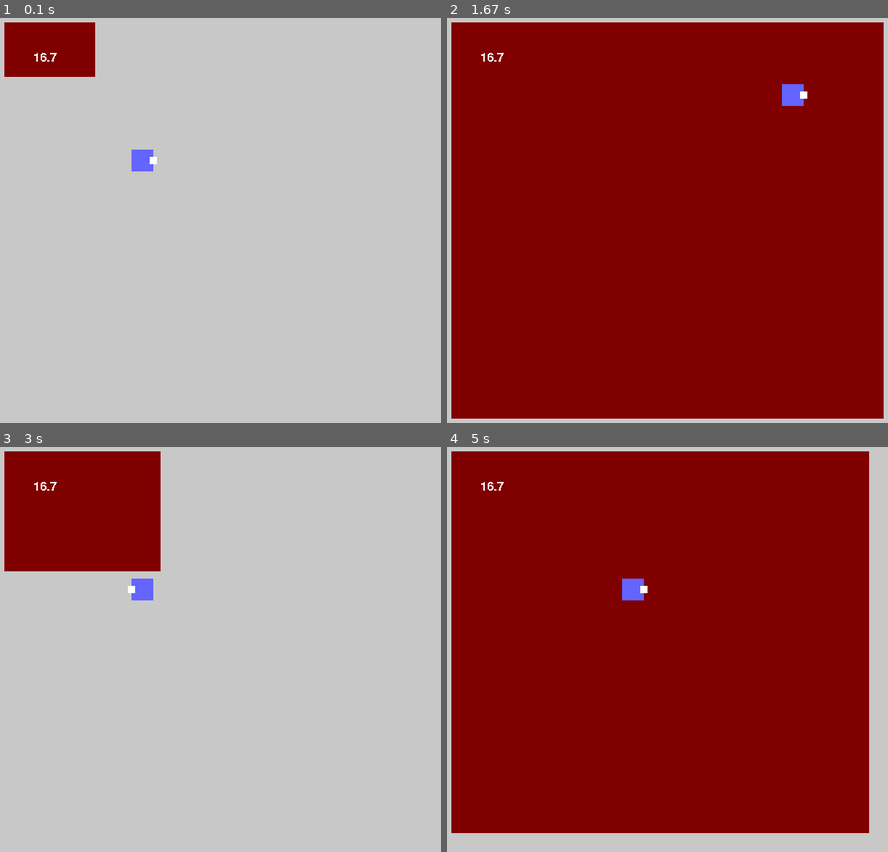
Above: before the commit, frames 1-4 (two rows, left to right).
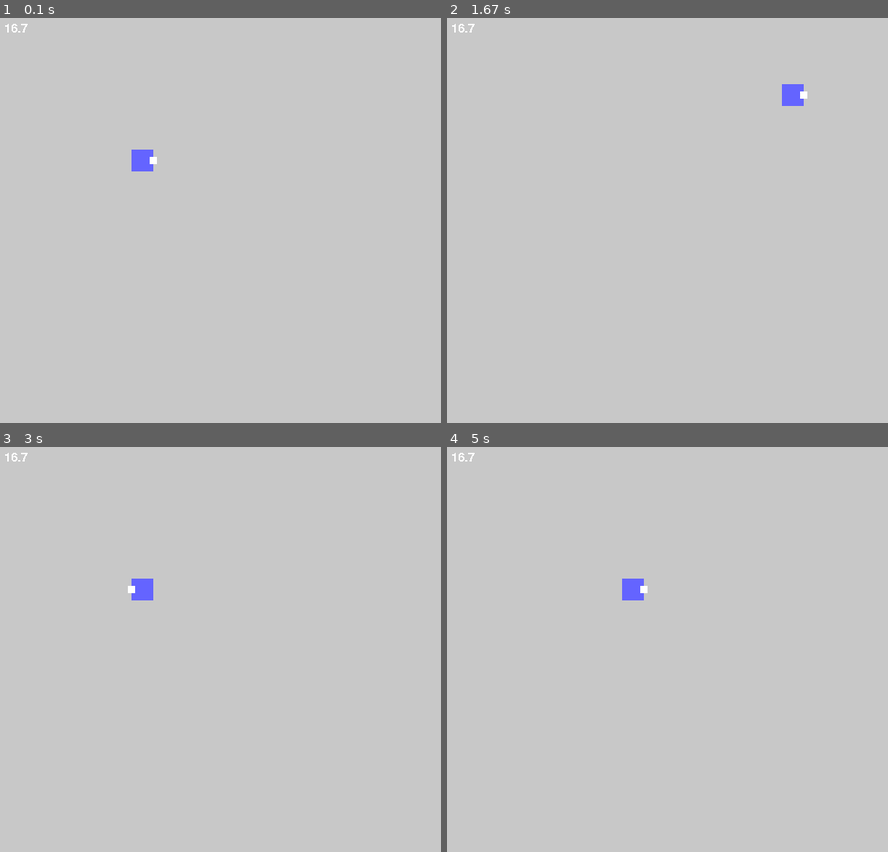
Above: after the commit, the same moments.

Repository: macchan1978/python_game
Game: pygame game, started from pygame_main.py
Same seed, same stepped clock (60 frames per second), same inputs: the game is played once before the commit and once after it.
Inputs:
- Up to frame 1 (0.1 s): no input
- Up to frame 2 (1.67 s): hold Right 0.33-0.8 s; hold Up 0.83-1.13 s; hold Right 1.17-1.63 s
- Up to frame 3 (3 s): hold Left 1.67-2.2 s; hold Down 2.23-2.53 s; hold Left 2.57-2.97 s
- Up to frame 4 (5 s): hold Up 3-3.37 s; hold Right 3.4-4.03 s; hold Down 4.07-4.43 s; hold Left 4.47-4.93 s; hold Right from 4.97 s (still down)

The runs differ from the first frame. In frame 1, 2.8% of the frame differs, in the area x 0-22%, y 1-15%; in frame 2, 96%, in the area x 0-100%, y 1-99%; in frame 3, 10%; in frame 4, 89%.

Commit message:
コード整理

Diff:
--- a/objects/player.py
+++ b/objects/player.py
@@ -15,6 +15,7 @@
         self.speed = 5
         self.dirVec = VecF(1, 0)
         self.moveVec = VecF(0, 0)
+        # 当たり判定.
         self.rect = pg.Rect(0, 0, 30, 30)
         self.rectDir = pg.Rect(0, 0, 10, 10)
         self.updateRect()
--- a/pygame_main.py
+++ b/pygame_main.py
@@ -44,12 +44,9 @@
     # create a surface on screen that has the size of 240 x 180
     screen = pg.display.set_mode((800, 600))
     myfont = pg.font.SysFont("", 25)
-    dispText = myfont.render("test", True, (0, 128, 0))
+    dispText = myfont.render("info", True, (0, 128, 0))
     # define a variable to control the main loop
     running = True
-    counter = 0
-    counterAdd = 5
-    speed = 5
 
     player = Player(pos=PosF(200, 200))
 
@@ -58,13 +55,8 @@
 
     gamePad = GamePad()
     while running:
-        # 処理時間
-        tpc[1] = time.perf_counter()
-        tpcMs = 1000*(tpc[1]-tpc[0])
-        dispText = myfont.render(f'{tpcMs:.3g}', False, (255, 255, 255))
-        tpc[0] = tpc[1]
+        clock.tick(60)
 
-        clock.tick(60)
         for event in pg.event.get():
             gamePad.processEvent(event)
             if event.type == pg.QUIT:
@@ -73,9 +65,6 @@
                 if event.key == pg.K_ESCAPE:
                     running = False
 
-        counter += counterAdd
-        if counter > 500 or counter < 0:
-            counterAdd = -counterAdd
 
         player.play(gamePad, bullets)
         player.tick()
@@ -85,16 +74,17 @@
         bullets = [b for b in bullets if b.isLive()]
 
         screen.fill((200, 200, 200))
-        # MEMO : rectは半透明を使えない。
-        pg.draw.rect(screen, color=(128, 0, 0), rect=[
-                     10, 10, 100+counter, 50+counter])
         player.render(screen)
         for b in bullets:
             b.render(screen)
 
-        screen.blit(dispText, (50, 50))
-        # pg.draw.ellipse(screen, color=(100, 100, 255),
-        #                 rect=[pos[0], pos[1], 30, 30])
+        # 処理時間
+        tpc[1] = time.perf_counter()
+        tpcMs = 1000*(tpc[1]-tpc[0])
+        dispText = myfont.render(f'{tpcMs:.3g}', False, (255, 255, 255))
+        tpc[0] = tpc[1]
+        screen.blit(dispText, (10, 10))
+
         pg.display.flip()
 
 
